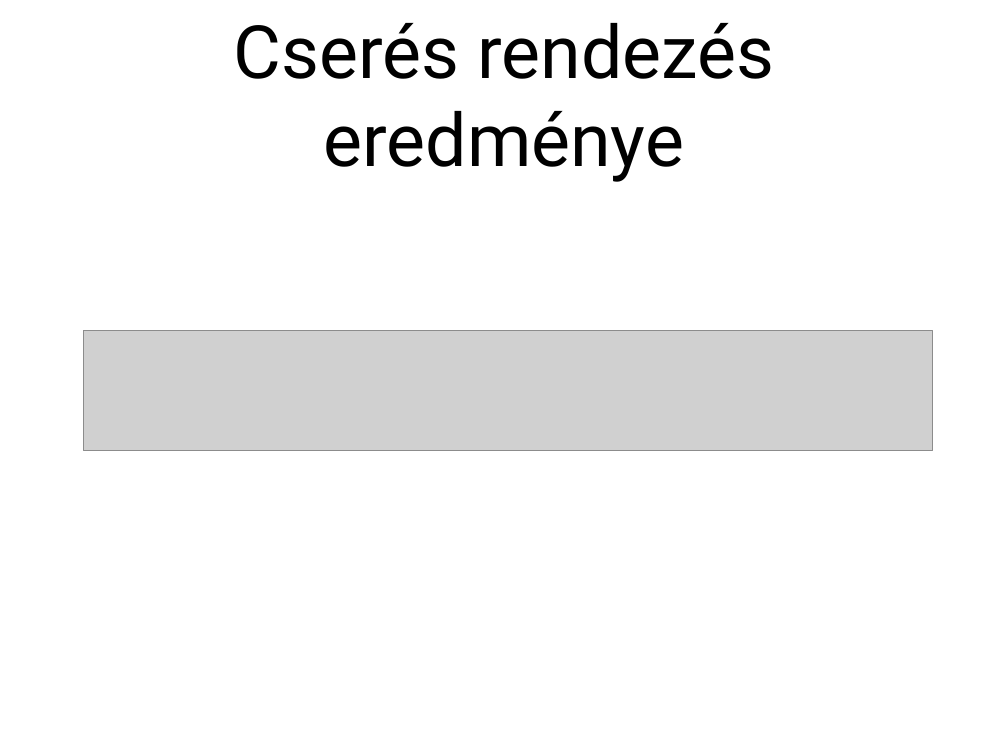
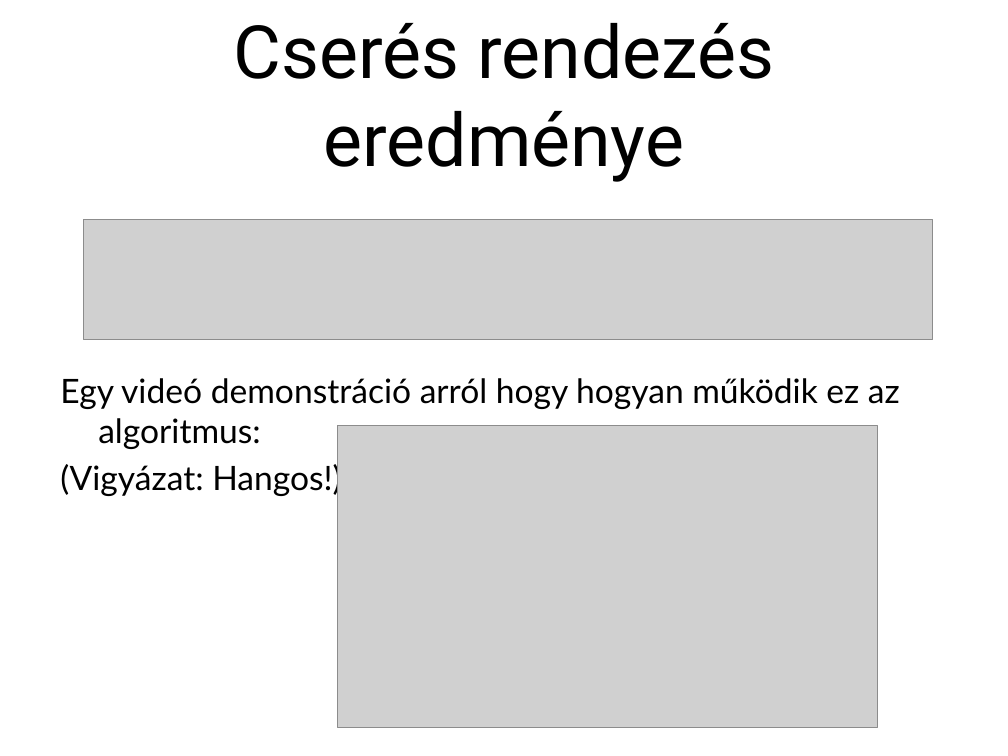
Before and after one commit to kizsi2019/KA_11D, a slide deck: slide 6 of Fuglovics Konor/PowerPoint/sort.pptx. Drawn at 1008x756 pixels with LibreOffice and Linux fonts; fonts in the diff are those of the drawing; grey boxes stand for pictures; background and template pictures are left out. Boxes give left, top, right and bottom in pixels: in the first picture for what was removed or moved away, otherwise in the second. Text is boxed around its words. In the diff, an @@ line names an element or a change of style, - is before the commit and + after.

Commit message:
aaaaaaa

```diff
--- a/Fuglovics Konor/PowerPoint/sort.pptx
+++ b/Fuglovics Konor/PowerPoint/sort.pptx
@@ picture: place and size @@
-picture at box(84, 331, 933, 452)
+picture at box(84, 220, 933, 341)
@@ text added at box(60, 378, 900, 496), 24 pt, text #000000 @@
+Egy videó demonstráció arról hogy hogyan működik ez az algoritmus:
+(Vigyázat: Hangos!)
@@ picture added at box(338, 425, 877, 727) @@
```
